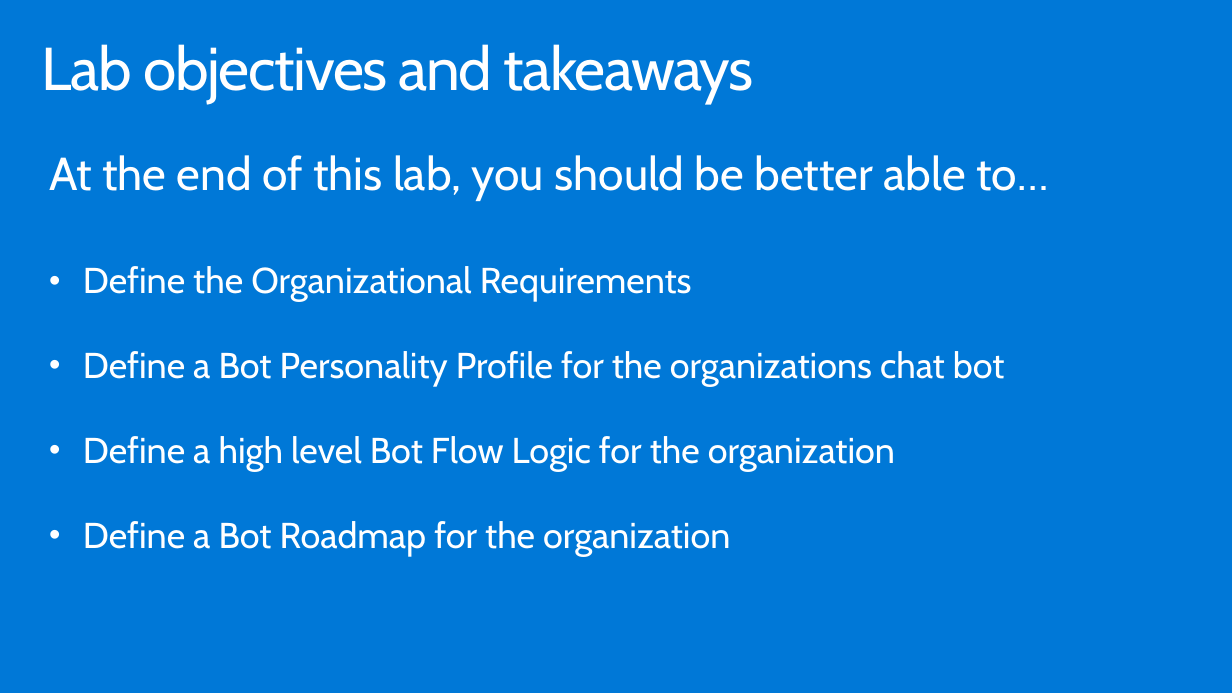
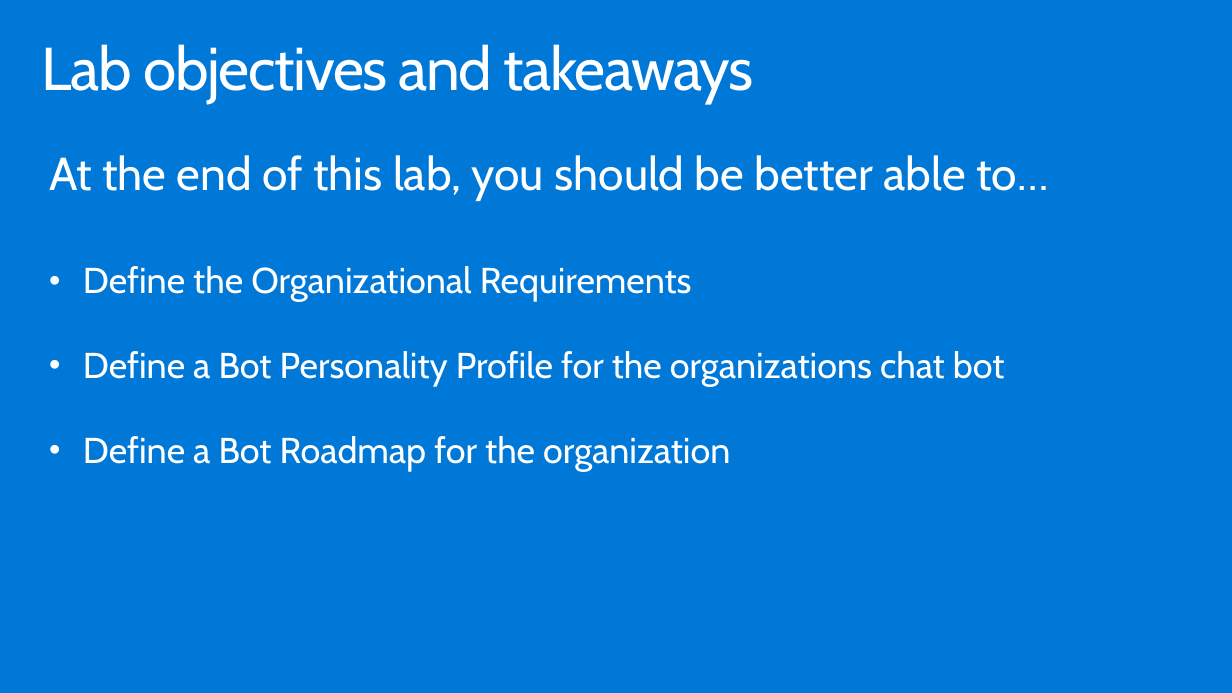
Before and after one commit to joeax/LearnAI-DesigningandArchitectingIntelligentAgents, a slide deck: slide 2 of 02-bot_design/resources/activity/IntelligentAgent_02_BotDesign_Lab.pptx. Drawn at 1232x693 pixels with LibreOffice and Linux fonts; fonts in the diff are those of the drawing; background and template pictures are left out. Boxes give left, top, right and bottom in pixels: in the first picture for what was removed or moved away, otherwise in the second. Text is boxed around its words. In the diff, an @@ line names an element or a change of style, - is before the commit and + after.

```diff
--- a/02-bot_design/resources/activity/IntelligentAgent_02_BotDesign_Lab.pptx
+++ b/02-bot_design/resources/activity/IntelligentAgent_02_BotDesign_Lab.pptx
@@ text at (83, 436, 895, 472): paragraph removed @@
-• Define a high level Bot Flow Logic for the organization
```
Also in this commit, not shown: 1 slide removed, 6 other files.
